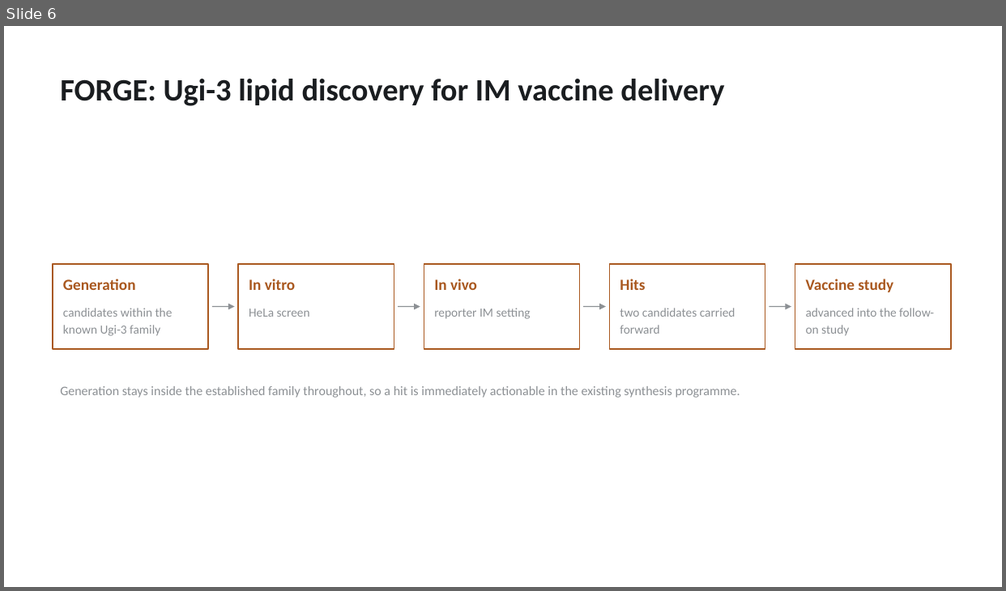
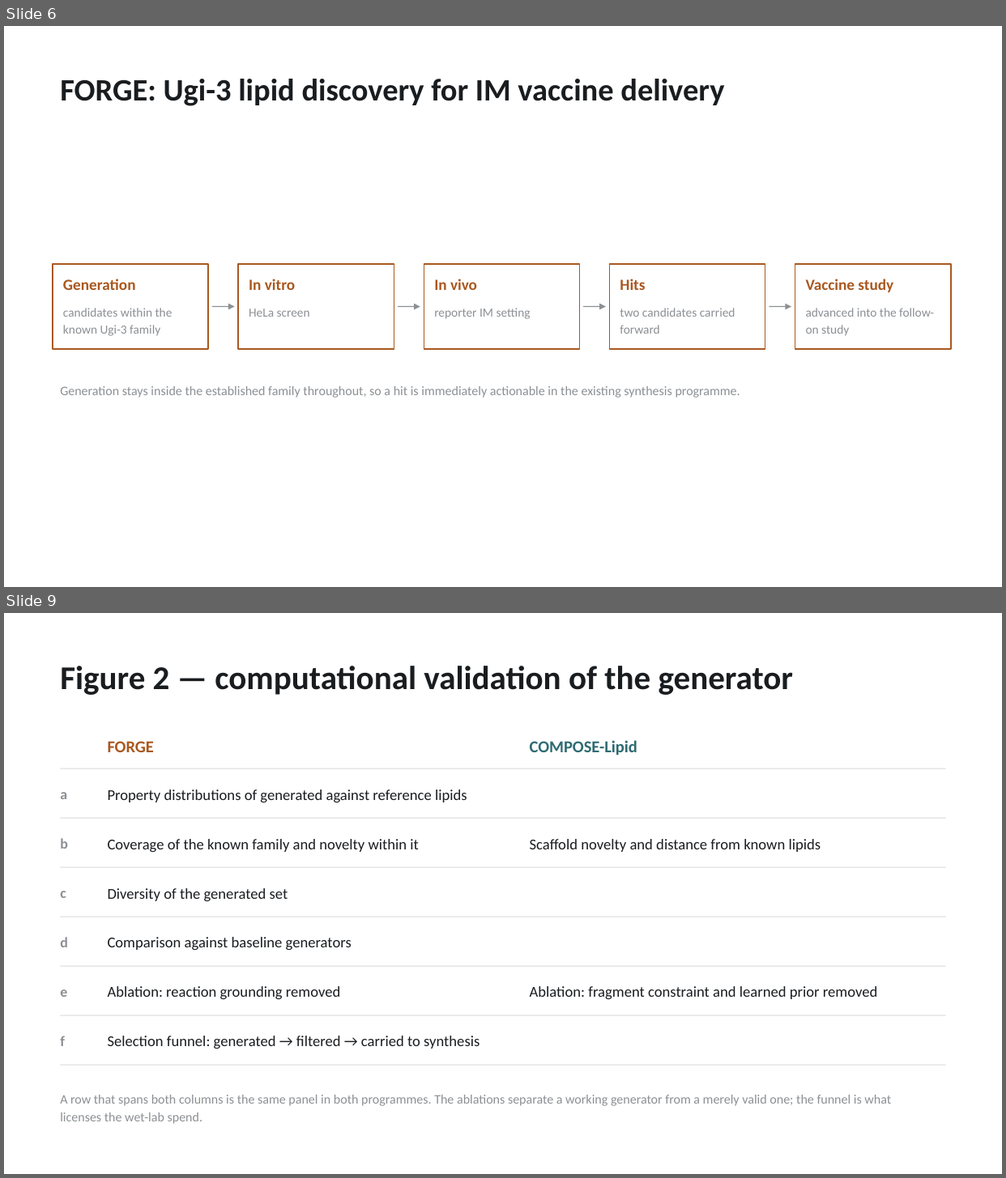
Before and after one commit to magantiro/compose_rgm, a slide deck: media/compose_slides/build/lipid_programs.pptx. Shown one above the other, each under a label of ours: slide 6 before the commit, slides 6 and 9 after it; the slides between them are not shown. The pictures are 1006x591 and 1006x1178 pixels, drawn with LibreOffice and Linux fonts; fonts in the diff are those of the drawing. Boxes give left, top, right and bottom in pixels: in the first picture for what was removed or moved away, otherwise in the second. Text is boxed around its words. In the diff, an @@ line names an element or a change of style, - is before the commit and + after.

Commit message:
media/compose_slides: research deck for the two lipid generative programmes
Twelve slides in the explainer's visual language: plain flow charts and panel
tables, no illustration, Calibri, one caption per slide. Colour is semantic
rather than decorative -- amber is FORGE and teal is COMPOSE-Lipid throughout,
so it carries the comparison.

Slides 2-6 describe the two programmes and their screening paths. Slides 7-12
lay out the intended papers: a five-figure arc, then a panel table per figure in
which a row spanning both columns is shared and a split row is where the
programmes differ.

Those figure slides describe panels that are PROPOSED, not results. No panel
carries a number and none reports a measurement; slide 7 says so explicitly.

qa_render.py renders and audits the emitted PPTX XML rather than the generator's
own variables, since a check recomputed from the code under test cannot fail. It
found five real defects on the first pass -- a title overflow, a label colliding
with its detail line on two slides, and two caption overflows -- all fixed.
Calibri is not installed here, so text is measured with Arial, which is wider at
the same size: the overflow check errs toward false alarm, never toward missing
one.

```diff
--- a/media/compose_slides/build/lipid_programs.pptx
+++ b/media/compose_slides/build/lipid_programs.pptx
@@ slide 9 added at (4, 613, 1002, 1174), background #FFFFFF @@
@@ text added at (60, 666, 794, 695), 32 pt, text #1A1D20, bold @@
+Figure 2 — computational validation of the generator
@@ text added at (108, 741, 154, 752), 16 pt, text #A9581F, bold @@
+FORGE
@@ text added at (530, 740, 637, 756), 16 pt, text #2F6B73, bold @@
+COMPOSE-Lipid
@@ line added from (60, 769) to (946, 769), #D8DAD9 0.75 pt @@
@@ text added at (60, 792, 67, 799), 14 pt, text #8C9094, bold @@
+a
@@ text added at (108, 790, 467, 803), 14.5 pt, text #1A1D20 @@
+Property distributions of generated against reference lipids
@@ line added from (60, 818) to (946, 818), #D8DAD9 0.75 pt @@
@@ text added at (60, 838, 68, 849), 14 pt, text #8C9094, bold @@
+b
@@ text added at (108, 839, 419, 852), 14.5 pt, text #1A1D20 @@
+Coverage of the known family and novelty within it
@@ text added at (530, 839, 821, 852), 14.5 pt, text #1A1D20 @@
+Scaffold novelty and distance from known lipids
@@ line added from (60, 867) to (946, 867), #D8DAD9 0.75 pt @@
@@ text added at (60, 891, 66, 898), 14 pt, text #8C9094, bold @@
+c
@@ text added at (108, 888, 288, 901), 14.5 pt, text #1A1D20 @@
+Diversity of the generated set
@@ line added from (60, 917) to (946, 917), #D8DAD9 0.75 pt @@
@@ text added at (60, 937, 68, 948), 14 pt, text #8C9094, bold @@
+d
@@ text added at (108, 937, 351, 950), 14.5 pt, text #1A1D20 @@
+Comparison against baseline generators
@@ line added from (60, 966) to (946, 966), #D8DAD9 0.75 pt @@
@@ text added at (60, 990, 67, 997), 14 pt, text #8C9094, bold @@
+e
@@ text added at (108, 986, 340, 999), 14.5 pt, text #1A1D20 @@
+Ablation: reaction grounding removed
@@ text added at (530, 986, 877, 999), 14.5 pt, text #1A1D20 @@
+Ablation: fragment constraint and learned prior removed
@@ line added from (60, 1016) to (946, 1016), #D8DAD9 0.75 pt @@
@@ text added at (60, 1036, 65, 1046), 14 pt, text #8C9094, bold @@
+f
@@ text added at (108, 1036, 479, 1049), 14.5 pt, text #1A1D20 @@
+Selection funnel: generated → filtered → carried to synthesis
@@ line added from (60, 1065) to (946, 1065), #D8DAD9 0.75 pt @@
@@ text added at (60, 1095, 891, 1124), 12.5 pt, text #8C9094 @@
+A row that spans both columns is the same panel in both programmes. The ablations separate a working generator from a merely valid one; the funnel is what licenses the wet-lab spend.
```
Also in this commit, not shown: 5 other slides added, 4 other files.
